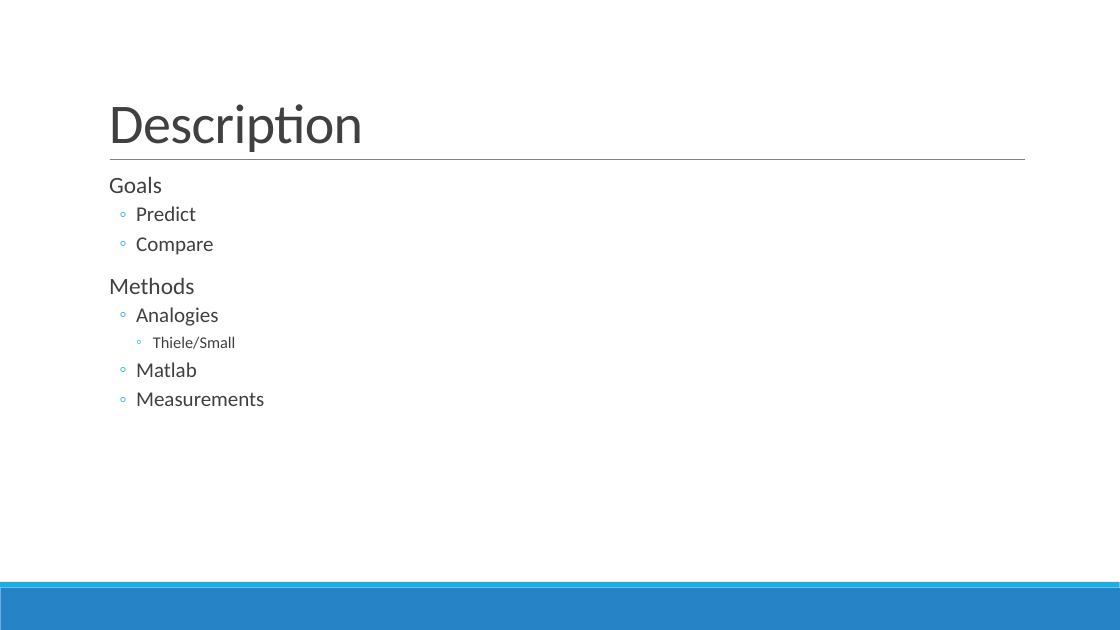
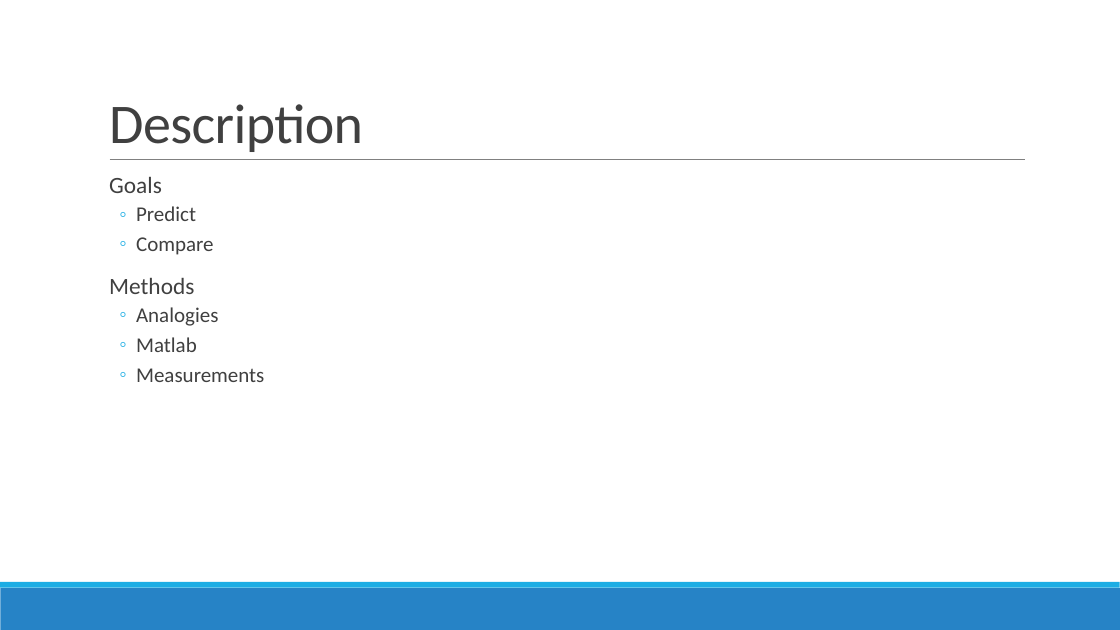
Before and after one commit to lsangild/ETLYAK, a slide deck: slide 2 of Speaker Modelling.pptx. Drawn at 1120x630 pixels with LibreOffice and Linux fonts; fonts in the diff are those of the drawing. Boxes give left, top, right and bottom in pixels: in the first picture for what was removed or moved away, otherwise in the second. Text is boxed around its words. In the diff, an @@ line names an element or a change of style, - is before the commit and + after.

```diff
--- a/Speaker Modelling.pptx
+++ b/Speaker Modelling.pptx
@@ text at (x1=153, y1=336, x2=236, y2=349): paragraph removed @@
-    ◦ Thiele/Small
```
Also in this commit, not shown: 1 other slide changed.
